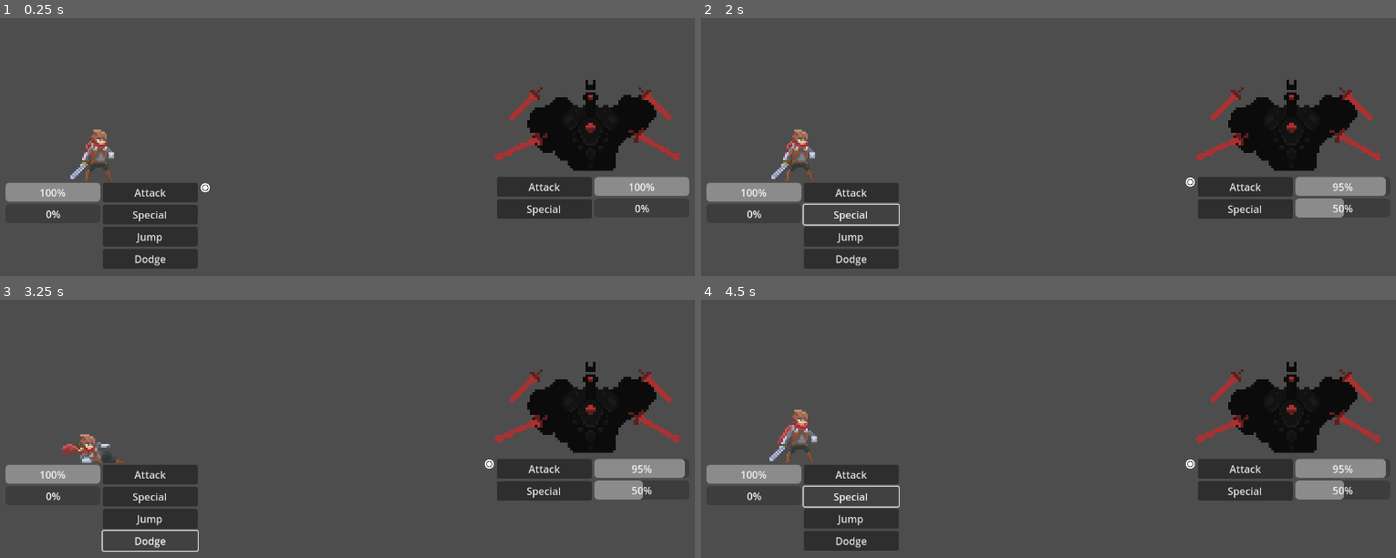
Above: before the commit, frames 1-4 (two rows, left to right).
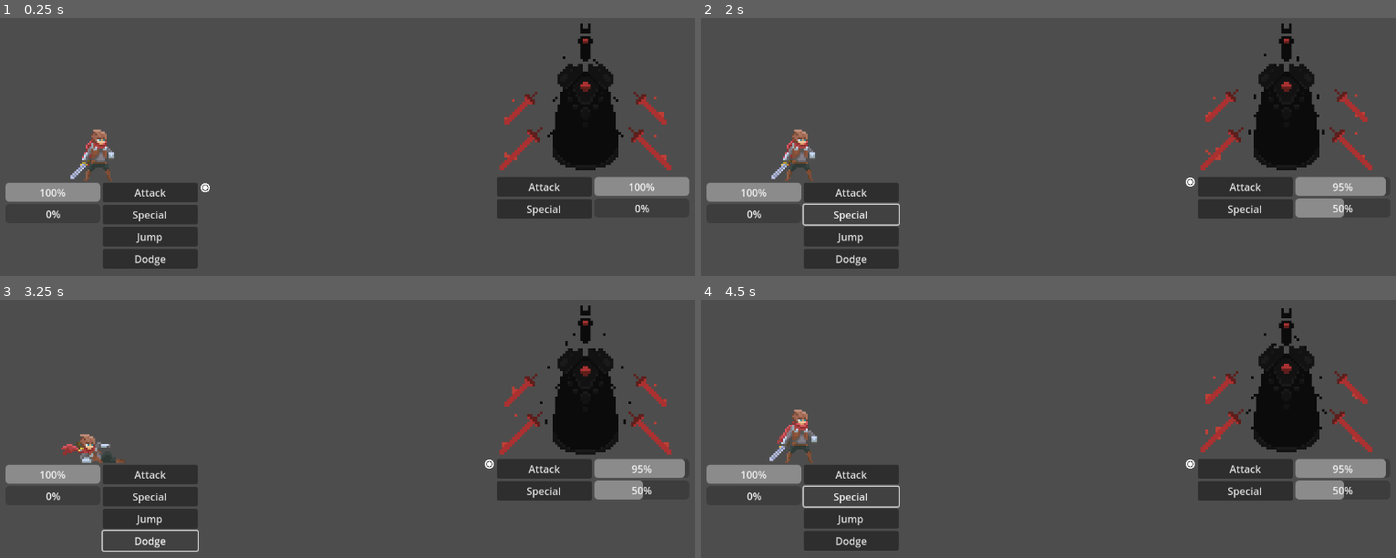
Above: after the commit, the same moments.

Repository: tiny-crab/GWJ2024-05
Game: Godot game, scene res://game.tscn
Two runs of this game, one before a commit and one after it. Both use one fixed random seed, a clock stepped at 60 frames per second and the inputs below. The engine's default icon, where the game draws it, is replaced by a stand-in: a white triangle on a blue panel in a dark square.
Inputs:
- Up to frame 1 (0.25 s): no input
- Up to frame 2 (2 s): click "Attack" at 0.5 s; click "Special" at 1.25 s
- Up to frame 3 (3.25 s): click "Jump" at 2 s; click "Dodge" at 2.75 s
- Up to frame 4 (4.5 s): click "Attack" at 3.5 s; click "Special" at 4.25 s

The runs differ from the first frame. In frame 1, 3.5% of the frame differs, in the area x 71-98%, y 2-60%; in frame 2, 3.6%; in frame 3, 3.5%; in frame 4, 3.6%.

Commit message:
Add animations to enemy

Diff:
--- a/enemy.tscn
+++ b/enemy.tscn
@@ -1,14 +1,198 @@
-[gd_scene load_steps=3 format=3 uid="uid://8hyrbraj0ibc"]
+[gd_scene load_steps=14 format=3 uid="uid://8hyrbraj0ibc"]
 
 [ext_resource type="Script" path="res://enemy.gd" id="1_s1v4y"]
 [ext_resource type="Texture2D" uid="uid://c2iq5kosjgokg" path="res://assets/enemy_raw_sheet.png" id="2_vg652"]
 
+[sub_resource type="Animation" id="Animation_ctpr2"]
+resource_name = "idle"
+length = 0.80001
+loop_mode = 1
+tracks/0/type = "value"
+tracks/0/imported = false
+tracks/0/enabled = true
+tracks/0/path = NodePath("Sprite2D:frame_coords")
+tracks/0/interp = 1
+tracks/0/loop_wrap = true
+tracks/0/keys = {
+"times": PackedFloat32Array(0, 0.1, 0.2, 0.3, 0.4, 0.5, 0.6, 0.7),
+"transitions": PackedFloat32Array(1, 1, 1, 1, 1, 1, 1, 1),
+"update": 1,
+"values": [Vector2i(1, 0), Vector2i(2, 0), Vector2i(3, 0), Vector2i(4, 0), Vector2i(5, 0), Vector2i(6, 0), Vector2i(7, 0), Vector2i(8, 0)]
+}
+
+[sub_resource type="Animation" id="Animation_mdybd"]
+length = 0.001
+tracks/0/type = "value"
+tracks/0/imported = false
+tracks/0/enabled = true
+tracks/0/path = NodePath("Sprite2D:frame_coords")
+tracks/0/interp = 1
+tracks/0/loop_wrap = true
+tracks/0/keys = {
+"times": PackedFloat32Array(0),
+"transitions": PackedFloat32Array(1),
+"update": 1,
+"values": [Vector2i(1, 0)]
+}
+
+[sub_resource type="Animation" id="Animation_mjv8m"]
+resource_name = "multihit"
+length = 0.90001
+tracks/0/type = "value"
+tracks/0/imported = false
+tracks/0/enabled = true
+tracks/0/path = NodePath("Sprite2D:frame_coords")
+tracks/0/interp = 1
+tracks/0/loop_wrap = true
+tracks/0/keys = {
+"times": PackedFloat32Array(0, 0.1, 0.2, 0.3, 0.4, 0.5, 0.6, 0.7, 0.8),
+"transitions": PackedFloat32Array(1, 1, 1, 1, 1, 1, 1, 1, 1),
+"update": 1,
+"values": [Vector2i(0, 1), Vector2i(1, 1), Vector2i(2, 1), Vector2i(3, 1), Vector2i(4, 1), Vector2i(5, 1), Vector2i(6, 1), Vector2i(7, 1), Vector2i(8, 1)]
+}
+
+[sub_resource type="Animation" id="Animation_7cmb5"]
+resource_name = "walk"
+length = 0.20001
+loop_mode = 1
+tracks/0/type = "value"
+tracks/0/imported = false
+tracks/0/enabled = true
+tracks/0/path = NodePath("Sprite2D:frame_coords")
+tracks/0/interp = 1
+tracks/0/loop_wrap = true
+tracks/0/keys = {
+"times": PackedFloat32Array(0, 0.1),
+"transitions": PackedFloat32Array(1, 1),
+"update": 1,
+"values": [Vector2i(0, 2), Vector2i(1, 2)]
+}
+
+[sub_resource type="Animation" id="Animation_tm1hr"]
+resource_name = "run"
+length = 0.80001
+loop_mode = 1
+tracks/0/type = "value"
+tracks/0/imported = false
+tracks/0/enabled = true
+tracks/0/path = NodePath("Sprite2D:frame_coords")
+tracks/0/interp = 1
+tracks/0/loop_wrap = true
+tracks/0/keys = {
+"times": PackedFloat32Array(0, 0.1, 0.2, 0.3, 0.4, 0.5, 0.6, 0.7),
+"transitions": PackedFloat32Array(1, 1, 1, 1, 1, 1, 1, 1),
+"update": 1,
+"values": [Vector2i(0, 3), Vector2i(1, 3), Vector2i(2, 3), Vector2i(3, 3), Vector2i(4, 3), Vector2i(5, 3), Vector2i(6, 3), Vector2i(7, 3)]
+}
+
+[sub_resource type="Animation" id="Animation_tsxhr"]
+resource_name = "attack_single"
+length = 1.60001
+tracks/0/type = "value"
+tracks/0/imported = false
+tracks/0/enabled = true
+tracks/0/path = NodePath("Sprite2D:frame_coords")
+tracks/0/interp = 1
+tracks/0/loop_wrap = true
+tracks/0/keys = {
+"times": PackedFloat32Array(0, 0.1, 0.2, 0.3, 0.4, 0.5, 0.6, 0.7, 0.8, 0.9, 1, 1.1, 1.2, 1.3, 1.4, 1.5),
+"transitions": PackedFloat32Array(1, 1, 1, 1, 1, 1, 1, 1, 1, 1, 1, 1, 1, 1, 1, 1),
+"update": 1,
+"values": [Vector2i(0, 5), Vector2i(1, 5), Vector2i(2, 5), Vector2i(3, 5), Vector2i(4, 5), Vector2i(5, 5), Vector2i(6, 5), Vector2i(7, 5), Vector2i(8, 5), Vector2i(9, 5), Vector2i(10, 5), Vector2i(11, 5), Vector2i(12, 5), Vector2i(13, 5), Vector2i(14, 5), Vector2i(15, 5)]
+}
+
+[sub_resource type="Animation" id="Animation_yur2w"]
+resource_name = "disappear"
+length = 0.80001
+tracks/0/type = "value"
+tracks/0/imported = false
+tracks/0/enabled = true
+tracks/0/path = NodePath("Sprite2D:frame_coords")
+tracks/0/interp = 1
+tracks/0/loop_wrap = true
+tracks/0/keys = {
+"times": PackedFloat32Array(0, 0.1, 0.2, 0.3, 0.4, 0.5, 0.6, 0.7),
+"transitions": PackedFloat32Array(1, 1, 1, 1, 1, 1, 1, 1),
+"update": 1,
+"values": [Vector2i(0, 8), Vector2i(1, 8), Vector2i(2, 8), Vector2i(3, 8), Vector2i(4, 8), Vector2i(5, 8), Vector2i(6, 8), Vector2i(7, 8)]
+}
+
+[sub_resource type="Animation" id="Animation_nm2aa"]
+resource_name = "appear"
+length = 0.90001
+tracks/0/type = "value"
+tracks/0/imported = false
+tracks/0/enabled = true
+tracks/0/path = NodePath("Sprite2D:frame_coords")
+tracks/0/interp = 1
+tracks/0/loop_wrap = true
+tracks/0/keys = {
+"times": PackedFloat32Array(0, 0.1, 0.2, 0.3, 0.4, 0.5, 0.6, 0.7, 0.8),
+"transitions": PackedFloat32Array(1, 1, 1, 1, 1, 1, 1, 1, 1),
+"update": 1,
+"values": [Vector2i(0, 9), Vector2i(1, 9), Vector2i(2, 9), Vector2i(3, 9), Vector2i(4, 9), Vector2i(5, 9), Vector2i(6, 9), Vector2i(7, 9), Vector2i(8, 9)]
+}
+
+[sub_resource type="Animation" id="Animation_j1cxs"]
+resource_name = "recover"
+length = 1.30001
+tracks/0/type = "value"
+tracks/0/imported = false
+tracks/0/enabled = true
+tracks/0/path = NodePath("Sprite2D:frame_coords")
+tracks/0/interp = 1
+tracks/0/loop_wrap = true
+tracks/0/keys = {
+"times": PackedFloat32Array(0, 0.1, 0.2, 0.3, 0.4, 0.5, 0.6, 0.7, 0.8, 0.9, 1, 1.1, 1.2),
+"transitions": PackedFloat32Array(1, 1, 1, 1, 1, 1, 1, 1, 1, 1, 1, 1, 1),
+"update": 1,
+"values": [Vector2i(0, 10), Vector2i(1, 10), Vector2i(2, 10), Vector2i(3, 10), Vector2i(4, 10), Vector2i(5, 10), Vector2i(6, 10), Vector2i(7, 10), Vector2i(8, 10), Vector2i(9, 10), Vector2i(10, 10), Vector2i(11, 10), Vector2i(12, 10)]
+}
+
+[sub_resource type="Animation" id="Animation_jg3vv"]
+resource_name = "defeat"
+length = 4.00001
+tracks/0/type = "value"
+tracks/0/imported = false
+tracks/0/enabled = true
+tracks/0/path = NodePath("Sprite2D:frame_coords")
+tracks/0/interp = 1
+tracks/0/loop_wrap = true
+tracks/0/keys = {
+"times": PackedFloat32Array(0, 0.1, 0.2, 0.3, 0.4, 0.5, 0.6, 0.7, 0.8, 0.9, 1, 1.1, 1.2, 1.3, 1.4, 1.5, 1.6, 1.7, 1.8, 1.9, 2, 2.1, 2.2, 2.3, 2.4, 2.5, 2.6, 2.7, 2.8, 2.9, 3, 3.1, 3.2, 3.3, 3.4, 3.5, 3.6, 3.7, 3.8, 3.9, 4),
+"transitions": PackedFloat32Array(1, 1, 1, 1, 1, 1, 1, 1, 1, 1, 1, 1, 1, 1, 1, 1, 1, 1, 1, 1, 1, 1, 1, 1, 1, 1, 1, 1, 1, 1, 1, 1, 1, 1, 1, 1, 1, 1, 1, 1, 1),
+"update": 1,
+"values": [Vector2i(0, 12), Vector2i(1, 12), Vector2i(2, 12), Vector2i(3, 12), Vector2i(4, 12), Vector2i(5, 12), Vector2i(6, 12), Vector2i(7, 12), Vector2i(8, 12), Vector2i(9, 12), Vector2i(10, 12), Vector2i(11, 12), Vector2i(12, 12), Vector2i(13, 12), Vector2i(14, 12), Vector2i(15, 12), Vector2i(16, 12), Vector2i(17, 12), Vector2i(18, 12), Vector2i(19, 12), Vector2i(20, 12), Vector2i(21, 12), Vector2i(22, 12), Vector2i(23, 12), Vector2i(24, 12), Vector2i(25, 12), Vector2i(26, 12), Vector2i(27, 12), Vector2i(28, 12), Vector2i(29, 12), Vector2i(30, 12), Vector2i(31, 12), Vector2i(32, 12), Vector2i(33, 12), Vector2i(34, 12), Vector2i(35, 12), Vector2i(35, 12), Vector2i(35, 12), Vector2i(35, 12), Vector2i(35, 12), Vector2i(35, 12)]
+}
+
+[sub_resource type="AnimationLibrary" id="AnimationLibrary_jt767"]
+_data = {
+"RESET": SubResource("Animation_mdybd"),
+"appear": SubResource("Animation_nm2aa"),
+"attack_single": SubResource("Animation_tsxhr"),
+"defeat": SubResource("Animation_jg3vv"),
+"disappear": SubResource("Animation_yur2w"),
+"idle": SubResource("Animation_ctpr2"),
+"multihit": SubResource("Animation_mjv8m"),
+"recover": SubResource("Animation_j1cxs"),
+"run": SubResource("Animation_tm1hr"),
+"walk": SubResource("Animation_7cmb5")
+}
+
 [node name="Enemy" type="Node2D"]
 script = ExtResource("1_s1v4y")
-metadata/_edit_group_ = true
 
-[node name="Sprite" type="Sprite2D" parent="."]
-scale = Vector2(4, 4)
+[node name="Sprite2D" type="Sprite2D" parent="."]
+position = Vector2(0, -128)
+scale = Vector2(-4, 4)
 texture = ExtResource("2_vg652")
-region_enabled = true
+hframes = 36
+vframes = 13
+frame = 1
 region_rect = Rect2(73, 202, 73, 36)
+
+[node name="AnimationPlayer" type="AnimationPlayer" parent="."]
+libraries = {
+"": SubResource("AnimationLibrary_jt767")
+}
+autoplay = "idle"
--- a/game.tscn
+++ b/game.tscn
@@ -12,7 +12,7 @@
 position = Vector2(194, 314)
 
 [node name="Enemy" parent="." instance=ExtResource("3_d8jnq")]
-position = Vector2(965, 278)
+position = Vector2(963, 247)
 
 [node name="UI" parent="." instance=ExtResource("4_38e1t")]
 
--- a/player.tscn
+++ b/player.tscn
@@ -6,22 +6,6 @@
 [sub_resource type="CapsuleShape2D" id="CapsuleShape2D_872f3"]
 radius = 21.0
 height = 76.0
-
-[sub_resource type="Animation" id="Animation_jvetn"]
-resource_name = "jump_up"
-length = 0.40001
-tracks/0/type = "value"
-tracks/0/imported = false
-tracks/0/enabled = true
-tracks/0/path = NodePath("Sprite:frame")
-tracks/0/interp = 1
-tracks/0/loop_wrap = true
-tracks/0/keys = {
-"times": PackedFloat32Array(0, 0.1, 0.2, 0.3),
-"transitions": PackedFloat32Array(1, 1, 1, 1),
-"update": 1,
-"values": [37, 38, 39, 40]
-}
 
 [sub_resource type="Animation" id="Animation_vwv28"]
 length = 0.001
@@ -36,6 +20,22 @@
 "transitions": PackedFloat32Array(1),
 "update": 1,
 "values": [37]
+}
+
+[sub_resource type="Animation" id="Animation_dtkhe"]
+resource_name = "dodge"
+loop_mode = 1
+tracks/0/type = "value"
+tracks/0/imported = false
+tracks/0/enabled = true
+tracks/0/path = NodePath("Sprite:frame")
+tracks/0/interp = 1
+tracks/0/loop_wrap = true
+tracks/0/keys = {
+"times": PackedFloat32Array(0, 0.1),
+"transitions": PackedFloat32Array(1, 1),
+"update": 1,
+"values": [47, 48]
 }
 
 [sub_resource type="Animation" id="Animation_yt5t5"]
@@ -72,9 +72,9 @@
 "values": [33, 34, 35, 36]
 }
 
-[sub_resource type="Animation" id="Animation_dtkhe"]
-resource_name = "dodge"
-loop_mode = 1
+[sub_resource type="Animation" id="Animation_jvetn"]
+resource_name = "jump_up"
+length = 0.40001
 tracks/0/type = "value"
 tracks/0/imported = false
 tracks/0/enabled = true
@@ -82,10 +82,10 @@
 tracks/0/interp = 1
 tracks/0/loop_wrap = true
 tracks/0/keys = {
-"times": PackedFloat32Array(0, 0.1),
-"transitions": PackedFloat32Array(1, 1),
+"times": PackedFloat32Array(0, 0.1, 0.2, 0.3),
+"transitions": PackedFloat32Array(1, 1, 1, 1),
 "update": 1,
-"values": [47, 48]
+"values": [37, 38, 39, 40]
 }
 
 [sub_resource type="AnimationLibrary" id="AnimationLibrary_prrrd"]
